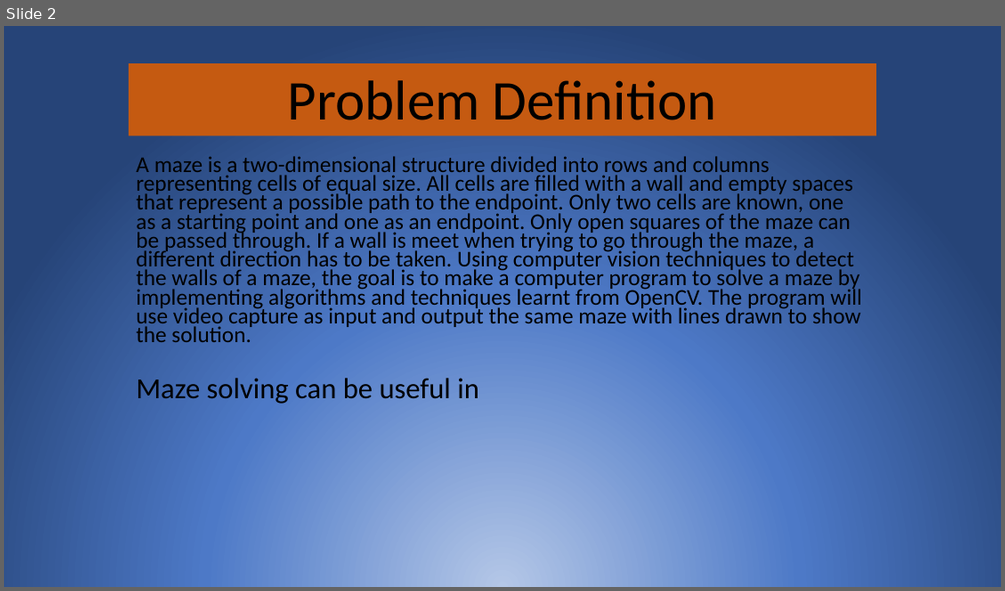
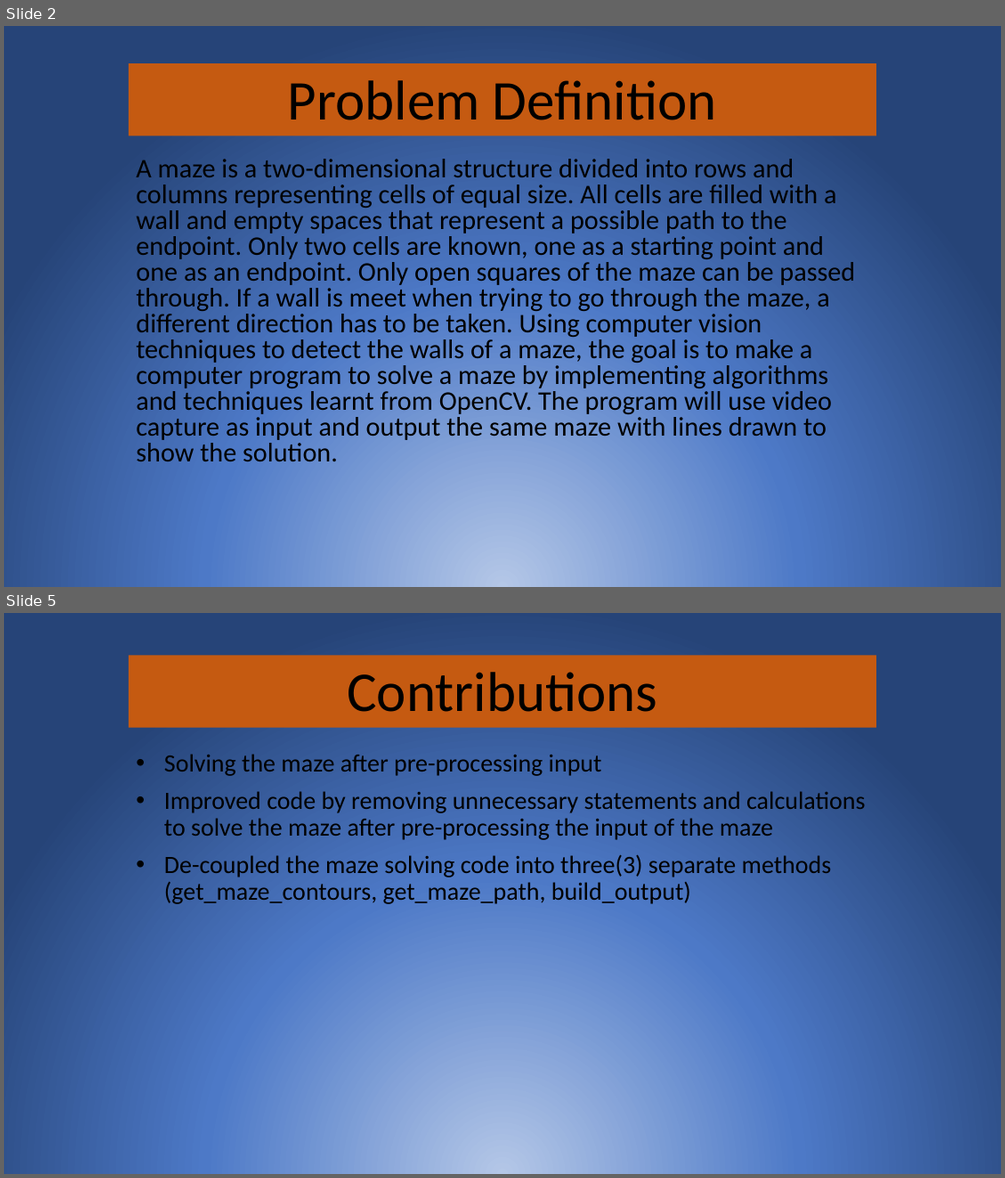
Before and after one commit to BenLee8602/maze-solver, a slide deck: Presentation1.pptx. Shown one above the other, each under a label of ours: slide 2 before the commit, slides 2 and 5 after it; the slides between them are not shown. The pictures are 1005x591 and 1005x1178 pixels, drawn with LibreOffice and Linux fonts; fonts in the diff are those of the drawing. Boxes give left, top, right and bottom in pixels: in the first picture for what was removed or moved away, otherwise in the second. Text is boxed around its words. In the diff, an @@ line names an element or a change of style, - is before the commit and + after.

```diff
--- a/Presentation1.pptx
+++ b/Presentation1.pptx
@@ slide 5 added at box(4, 613, 1001, 1174), background gradient #B4C7E7 to #4D79C7 to #264478 @@
@@ title added at box(129, 655, 877, 728), fill #C55A11, 54 pt, text #000000 @@
+Contributions
@@ subtitle added at box(164, 754, 865, 904), 24 pt, text #000000 @@
+• Solving the maze after pre-processing input
+• Improved code by removing unnecessary statements and calculations to solve the maze after pre-processing the input of the maze
+• De-coupled the maze solving code into three(3) separate methods (get_maze_contours, get_maze_path, build_output)
@@ slide 2 changed as well @@
@@ subtitle "A maze is a two-dimensional ..." at box(136, 159, 855, 462): size 21.7 to 25.9 pt; line spacing 0.7 to 0.8 @@
@@ text removed at box(136, 378, 479, 403) @@
-Maze solving can be useful in
```
Also in this commit, not shown: 1 other slide changed, 4 other slides added, 3 slides removed.
